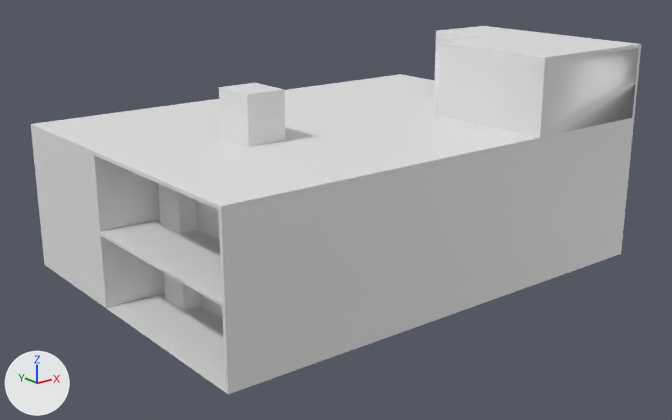
One commit to the FBX model Blender/Home2.fbx: the scene before it, then after it.
The view is the same before and after, from a 50 mm camera at (-4.67, -7.68, 4.85) aimed at (3.34, 2.33, 0.84). The lights are fixed; the arrows at lower left show +X, +Y and +Z. Materials are left out; every surface is plain grey. Where no turn or scale is listed for an object, it has been applied to the vertices.
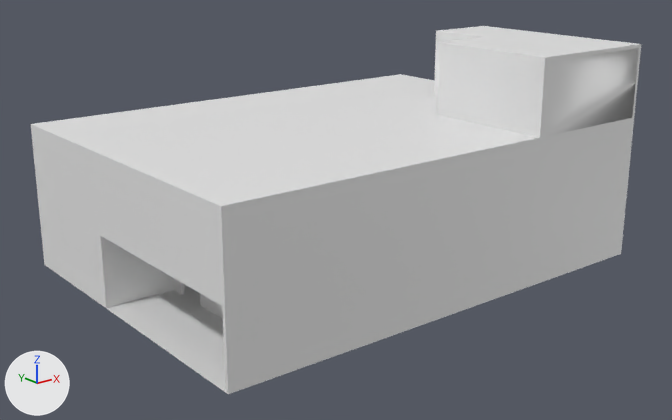
Changed parts and their boxes (x1, y1, x2, y2) in the pictures (672 x 420 px):
'OutsideWallSouth1.1', added: after (94, 155, 222, 302)
'Cube.062', deleted: before (219, 83, 285, 147)
'Cube.054', deleted: before (158, 184, 197, 234)
'Cube.007', deleted: before (163, 272, 201, 311)
'Plane.001', unchanged, covered by the edit: (38, 187, 628, 308) in both
'Cube.057', unchanged, covered by the edit: before (92, 155, 160, 232); after (92, 155, 100, 232)

Patch to the scene script:
```diff
--- a/Blender/Home2.fbx.py
+++ b/Blender/Home2.fbx.py
@@ me_cube_099 @@
+me_cube_099.from_pydata(...)  # a box spanning x -0.03..0.03, y 0.5..3.4, z -0.5..0.5
@@ ob_cube_054 @@
-ob_cube_054 = bpy.data.objects.new('Cube.054', me_cube_058)
-ob_cube_054.location = (1.0, 2.5, 2.05)
@@ ob_cube_007 @@
-ob_cube_007 = bpy.data.objects.new('Cube.007', me_cube_008)
-ob_cube_007.location = (1.0, 2.5, 1.0)
@@ ob_cube_062 @@
-ob_cube_062 = bpy.data.objects.new('Cube.062', me_cube_066)
-ob_cube_062.location = (1.91, 2.33, 2.43)
@@ ob_outsidewallsouth1_1 @@
+ob_outsidewallsouth1_1 = bpy.data.objects.new('OutsideWallSouth1.1', me_cube_099)
+ob_outsidewallsouth1_1.location = (0.03, -0.45, 1.55)
```
